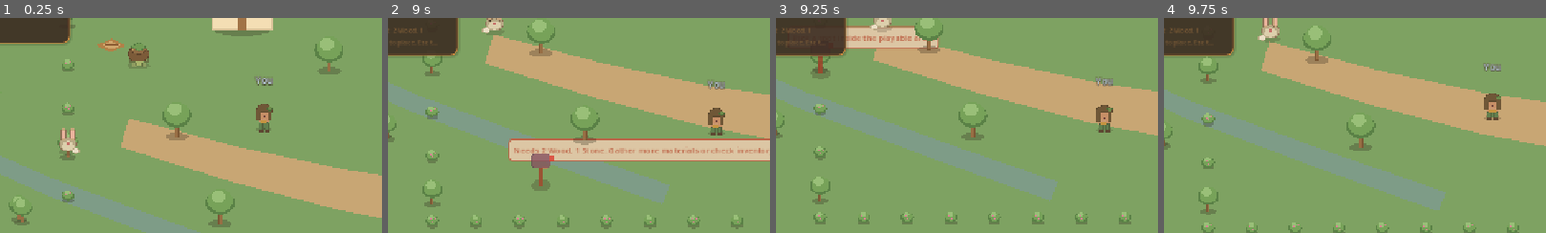
Above: before the commit, frames 1-4 (left to right).
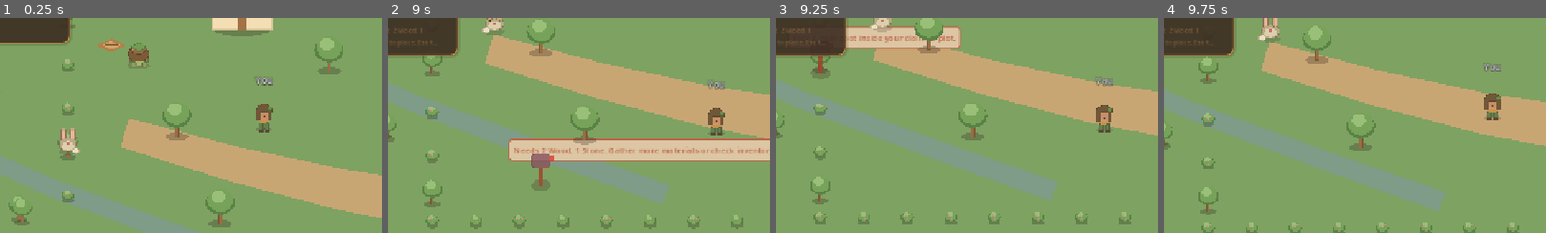
Above: after the commit, the same moments.

Repository: juliedarkheart/comfymmo
Game: Godot game, scene res://scenes/world/regions/homestead/homestead_region.tscn
Two runs of this game, one before a commit and one after it. Both use one fixed random seed, a clock stepped at 60 frames per second and the inputs below. This scene is started directly instead of the project's main scene.
Inputs (mouse positions are % of the whole screen's width and height, from its top left):
- Up to frame 1 (0.25 s): no input
- Up to frame 2 (9 s): tap Enter (confirm_action) at 0.5, 2, 3.5, 7.25, 8, 8.75 s; move the mouse to (72, 45) at 0.52 s; hold D (move_right) 0.53-1.25 s; hold Enter (confirm_action) 0.53-1.25 s; click (72, 45) at 0.67 s; drag from (30, 55) to (67, 62) at 1.27 s; move the mouse to (60, 28) at 2.02 s; hold D (move_right) 2.03-2.75 s; hold M (edit_move) 2.03-2.75 s; drag from (45, 70) to (20, 35) at 2.77 s; move the mouse to (80, 65) at 3.52 s; hold A (move_left) 3.53-4.25 s; hold F (interact_primary) 3.53-4.25 s; drag from (20, 35) to (67, 62) at 4.27 s; move the mouse to (55, 50) at 5.02 s; hold S (move_down) 5.03-5.75 s; hold F8 (toggle_network_panel) 5.03-5.75 s; click (55, 50) at 5.17 s; drag from (35, 25) to (30, 55) at 5.77 s; move the mouse to (72, 45) at 6.52 s; hold W (move_up) 6.53-7.25 s; tap B at 6.6 s; drag from (30, 55) to (67, 58) at 7.27 s; move the mouse to (60, 28) at 8.02 s; hold S (move_down) 8.03-8.75 s; tap Tab at 8.1 s; drag from (45, 70) to (20, 35) at 8.77 s
- Up to frame 3 (9.25 s): no input
- Up to frame 4 (9.75 s): move the mouse to (80, 65) at 9.52 s; hold W (move_up) from 9.53 s (still down); tap 2 at 9.6 s; click (80, 65) at 9.67 s
The pictures show only the part of the screen within x 16-66%, y 23-73%; the shares and areas given below are measured in that part.

Frames 1-2 are identical in both runs. In frame 3, 0.8% of the frame differs, in the area x 18-49%, y 3-15%; in frame 4, nothing differs.

Commit message:
Clarify land token claim and build handoff

Diff:
--- a/systems/building_placement_system.gd
+++ b/systems/building_placement_system.gd
@@ -193,6 +193,9 @@
 func get_active_placeable_id() -> String:
 	return _active_placeable_id
 
+func has_placed_objects() -> bool:
+	return not _placed_objects.is_empty()
+
 func is_placement_active() -> bool:
 	return _interaction_mode == InteractionMode.PLACEMENT
 
@@ -1029,7 +1032,7 @@
 		"":
 			return "Pick a clear spot nearby."
 		"Out of bounds":
-			return "Pick a spot inside the playable area."
+			return "Pick a clear spot inside your claimed plot."
 		"Reserved spawn":
 			return "Keep the arrival spot clear. Pick a nearby tile."
 		"Occupied":
@@ -1041,8 +1044,10 @@
 				return "%s. Gather more materials or check inventory." % reason
 			if reason.begins_with("Requires "):
 				return "%s. Select or craft the right tool first." % reason
+			if reason.begins_with("Claim "):
+				return "Claim a plot sign before building here."
 			if reason.find("permission") >= 0 or reason.find("owner") >= 0 or reason.find("plot") >= 0:
-				return "%s. Claim a plot first, then build inside it." % reason
+				return "%s. Place this inside your claimed plot." % reason
 			return reason
 
 func _show_world_space_hint(is_valid: bool, reason_text: String, world_position: Vector2) -> void:
--- a/tools/validate_project.gd
+++ b/tools/validate_project.gd
@@ -3136,6 +3136,24 @@
 		push_error("HUD task hint did not show the 'Today: …' nudge (visible=%s text=%s)" % [task_hint_label.visible, task_hint_label.text])
 		quit(1)
 		return
+	var overworld_source: String = FileAccess.get_file_as_string("res://world/overworld_controller.gd")
+	if not overworld_source.contains("+1 Land Token. Use it at a plot sign"):
+		push_error("Rowan Land Token reward copy must point to a plot sign")
+		quit(1)
+		return
+	if not overworld_source.contains("Today: Claim a plot sign."):
+		push_error("HUD handoff must nudge Land Token holders to claim a plot sign")
+		quit(1)
+		return
+	if not overworld_source.contains("Press B and place something cozy inside your plot"):
+		push_error("Claim success copy must mention placing inside the claimed plot")
+		quit(1)
+		return
+	var building_source: String = FileAccess.get_file_as_string("res://systems/building_placement_system.gd")
+	if not building_source.contains("Claim a plot sign before building here."):
+		push_error("Building failure copy must tell players to claim a plot sign first")
+		quit(1)
+		return
 	prototype_hud.call("set_task_hint", "")
 	if task_hint_label.visible:
 		push_error("HUD task hint should hide when the nudge is empty")
--- a/world/homestead_controller.gd
+++ b/world/homestead_controller.gd
@@ -787,12 +787,12 @@
 	var milestone := _milestone_task_hint()
 	if not milestone.is_empty():
 		return milestone
+	var placing := _placing_task_hint()
+	if not placing.is_empty():
+		return placing
 	var seedbed := _farming_seedbed_hint()
 	if not seedbed.is_empty():
 		return seedbed
-	var placing := _placing_task_hint()
-	if not placing.is_empty():
-		return placing
 	return "Today: Explore Hearthvale at your own pace."
 
 ## Time-sensitive steps for crops already in the ground: harvest > water > rest.
--- a/world/overworld_controller.gd
+++ b/world/overworld_controller.gd
@@ -744,11 +744,11 @@
 	if not bool(save_system.get_overworld_flag(ROWAN_TOKEN_FLAG, false)):
 		save_system.set_overworld_flag(ROWAN_TOKEN_FLAG, true)
 		inventory_system.add_item(ItemIds.QUEST_LAND_TOKEN, 1)
-		_chat_toast("+1 Land Token. Try a plot sign east or north when you're ready.")
+		_chat_toast("+1 Land Token. Use it at a plot sign, then build inside your claimed plot.")
 		_open_observe_panel("Farmer Rowan",
 			"Welcome to Hearthvale, neighbor. This is the training farm — a safe place to try tools, crops, and building. "
 			+ "Start with the mailbox, then gather branches, pebbles, fiber, or clay when a prompt appears. "
-			+ "Take this Land Token; when you're ready, read a plot sign east or north to claim land of your own.")
+			+ "Take this Land Token; it lets you claim one small plot. Read a plot sign east or north, claim it, then build inside the marked space.")
 		return
 	if inventory_system.get_quantity(ItemIds.TOOL_WORN_AXE) < 1:
 		_open_observe_panel("Farmer Rowan",
@@ -758,7 +758,7 @@
 	if not _player_owns_any_plot():
 		_open_observe_panel("Farmer Rowan",
 			"You're handling those tools well! Chop the marked trees for proper wood, mine the boulder out east with a pickaxe. "
-			+ "When you're ready for land of your own, take your token to a plot sign — Meadow Lots east, Orchard Lots north.")
+			+ "Claim a plot sign first — Meadow Lots east, Orchard Lots north. Once it's yours, try placing something cozy inside it.")
 		return
 	_open_observe_panel("Farmer Rowan",
 		"Look at you, a landholder! Build something cozy on your lot — walls, a shed, even a cottage shell. "
@@ -780,8 +780,13 @@
 	return ""
 
 func _placing_task_hint() -> String:
+	if _player_owns_any_plot():
+		if building_placement_system != null and building_placement_system.has_method("has_placed_objects"):
+			if bool(building_placement_system.call("has_placed_objects")):
+				return ""
+		return "Today: Place something cozy inside your plot."
 	if _crafting_get_count(ItemIds.QUEST_LAND_TOKEN) > 0:
-		return "Today: Try placing something cozy."
+		return "Today: Claim a plot sign."
 	return ""
 
 ## The plot id the active profile owns, preferring the one under the player's
@@ -852,7 +857,7 @@
 	)
 	register_world_interactable(
 		"plot_marker_%s" % plot_id, marker, ContentIds.INTERACTION_GENERIC,
-		"Press F to view/claim %s" % String(plot.get("display_name", "plot")), _interact_plot_marker.bind(plot_id)
+		"Press F to Claim Plot Sign: %s" % String(plot.get("display_name", "plot")), _interact_plot_marker.bind(plot_id)
 	)
 	var ground: Node2D = map.call("paint_plot_ground", plot) if map.has_method("paint_plot_ground") else null
 	_plot_furniture[plot_id] = {"container": container, "ground": ground}
@@ -1106,9 +1111,9 @@
 	else:
 		if tokens >= cost:
 			can_claim = true
-			permission_text = "Available! Claim it to build here."
+			permission_text = "Available! Use one Land Token to claim it, then build inside the marked space."
 		else:
-			permission_text = "You need %d Land Token to claim this (talk to Farmer Rowan)." % cost
+			permission_text = "You need %d Land Token. Talk to Farmer Rowan first." % cost
 
 	var rect: Rect2i = plot.get("rect", Rect2i()) as Rect2i
 	_land_panel.call("open_for_plot", {
@@ -1147,7 +1152,7 @@
 	_grant_xp(ProgressionRegistry.SKILL_STEWARDSHIP, 5, 3)
 	refresh_inventory_panel()
 	_refresh_minimap_plots()
-	_chat_toast("You claimed %s! Build anywhere inside it (B)." % String(LandRegistry.get_plot(plot_id).get("display_name", plot_id)))
+	_chat_toast("Plot claimed: %s. Press B and place something cozy inside your plot." % String(LandRegistry.get_plot(plot_id).get("display_name", plot_id)))
 
 # === World builder: runtime plots, markers, overlay (offline / admin) ===========
 #
Not shown, changed: docs/playtest_readiness.md
